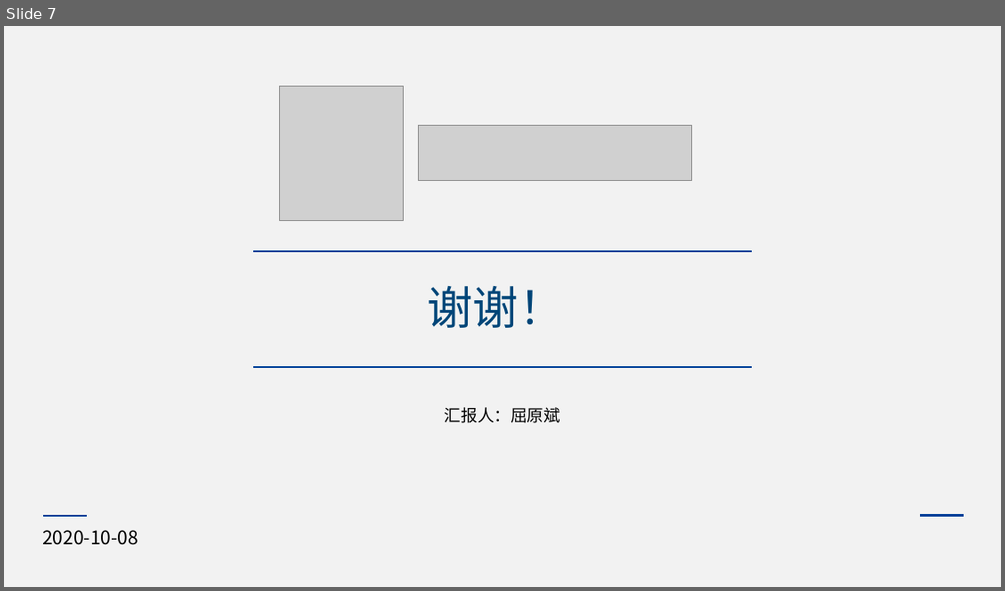
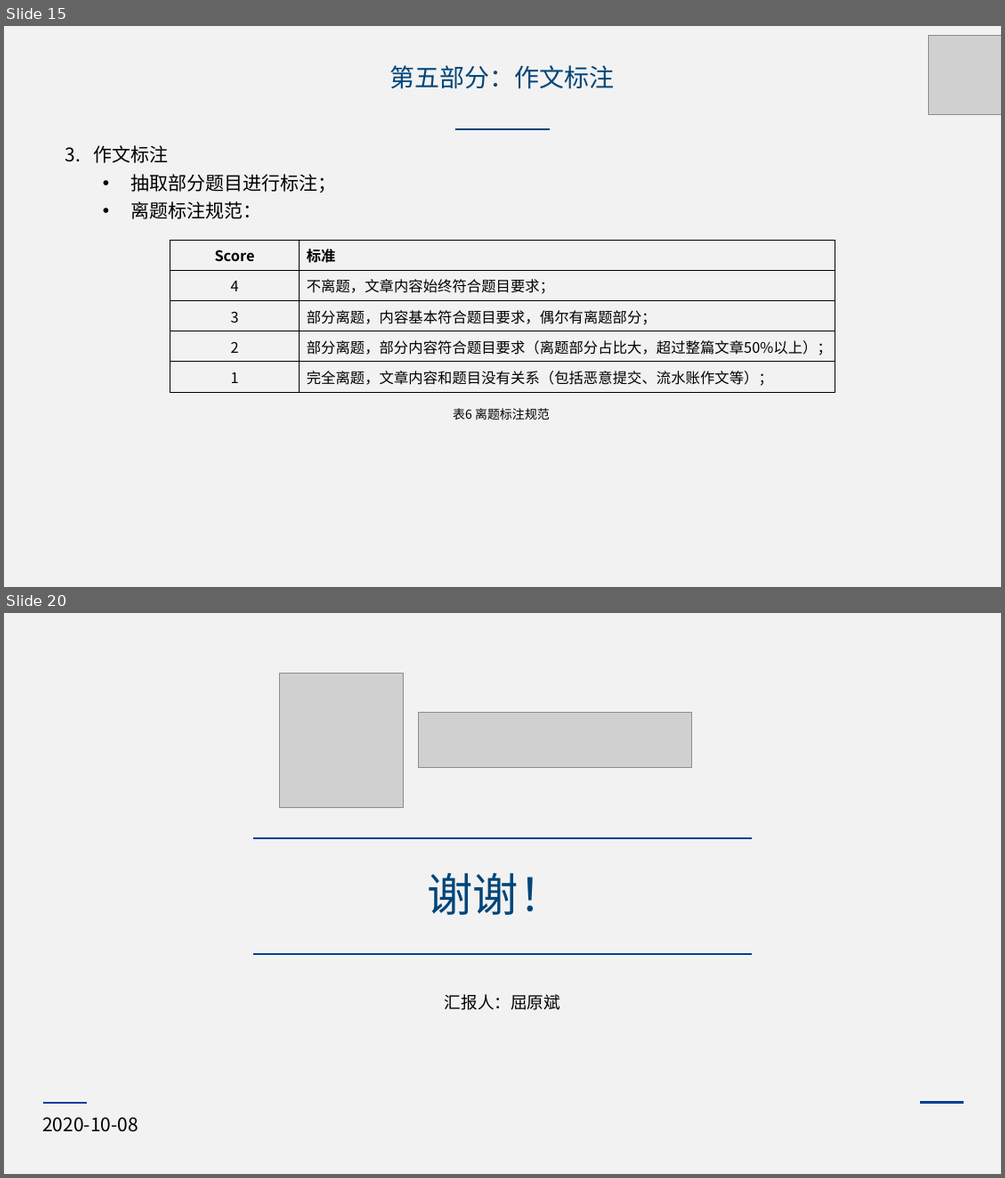
Before and after one commit to ybqu/courses, a slide deck: master/研究生工作/组会/屈原斌-组会-20201005.pptx. Shown one above the other, each under a label of ours: slide 7 before the commit, slides 15 and 20 after it; the slides between them are not shown. The pictures are 1005x591 and 1005x1178 pixels, drawn with LibreOffice and Linux fonts; fonts in the diff are those of the drawing; grey boxes stand for pictures. Boxes give left, top, right and bottom in pixels: in the first picture for what was removed or moved away, otherwise in the second. Text is boxed around its words. In the diff, an @@ line names an element or a change of style, - is before the commit and + after.

```diff
--- a/master/研究生工作/组会/屈原斌-组会-20201005.pptx
+++ b/master/研究生工作/组会/屈原斌-组会-20201005.pptx
@@ slide 15 added at <box>4,26,1001,587</box>, background #F2F2F2 @@
@@ picture added at <box>928,36,1001,114</box> @@
@@ text added at <box>390,65,615,89</box>, 24 pt, text #004578 @@
+第五部分：作文标注
@@ line added from (455, 130) to (550, 130), #004578 1.5 pt @@
@@ text added at <box>93,145,336,219</box>, 18 pt, text #000000 @@
+3. 作文标注
+  • 抽取部分题目进行标注；
+  • 离题标注规范：
@@ table added at <box>170,240,834,393</box>, 5 rows, 2 columns @@
+Score | 标准
+4 | 不离题，文章内容始终符合题目要求；
+3 | 部分离题，内容基本符合题目要求，偶尔有离题部分；
+2 | 部分离题，部分内容符合题目要求（离题部分占比大，超过整篇文章50%以上）；
+1 | 完全离题，文章内容和题目没有关系（包括恶意提交、流水账作文等）；
@@ text added at <box>453,408,550,419</box>, 12 pt, text #000000 @@
+表6 离题标注规范
@@ what was slide 7 is now slide 20 @@
```
Also in this commit, not shown: 4 slides changed, 13 other slides added, 1 slide removed, 1 other file.
